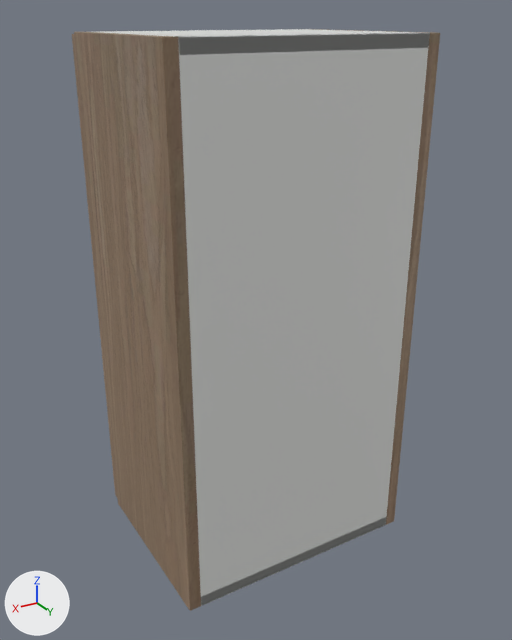
What one commit did to the glTF model storefront/public/cabinet-inventory/models/oppein-pb-mnw-w1530.glb.
Before and after are seen from a 50 mm camera at (0.696, 0.708, 0.782) aimed at (0.187, -0.139, 0.358). The lights are fixed; the arrows at lower left show +X, +Y and +Z. The picture after the commit comes second. Where no turn or scale is listed for an object, it has been applied to the vertices.

The older version as bpy lines, for what is in view:
```python
me_cube = bpy.data.meshes.new('Cube')
me_cube.from_pydata(...)  # 56 vertices, 108 faces; spans x -0.009..0.009, y -0.142..0.142, z -0.381..0.381
me_cube.materials.append(mat_supplier_finish___natural_wood)  # picture img_oak
me_cube_001 = bpy.data.meshes.new('Cube.001')
me_cube_001.from_pydata(...)  # 56 vertices, 108 faces; spans x -0.009..0.009, y -0.142..0.142, z -0.381..0.381
me_cube_001.materials.append(mat_supplier_finish___natural_wood)  # picture img_oak
me_cube_002 = bpy.data.meshes.new('Cube.002')
me_cube_002.from_pydata(...)  # 56 vertices, 108 faces; spans x -0.172..0.172, y -0.006..0.006, z -0.381..0.381
me_cube_002.materials.append(mat_cabinet_interior___visual_interpretation)  # white #e5e6e3
ob_cabinet_back = bpy.data.objects.new('Cabinet back', me_cube_002)
ob_cabinet_back.location = (0.191, -0.006, 0.381)
ob_cabinet_side = bpy.data.objects.new('Cabinet side', me_cube)
ob_cabinet_side.location = (0.009, -0.142, 0.381)
ob_cabinet_side_001 = bpy.data.objects.new('Cabinet side.001', me_cube_001)
ob_cabinet_side_001.location = (0.372, -0.142, 0.381)
# also in view: 'Cabinet top' at (0.191, -0.142, 0.753); 'Door' at (0.191, -0.295, 0.381); 'Cabinet bottom' at (0.191, -0.142, 0.009)
```
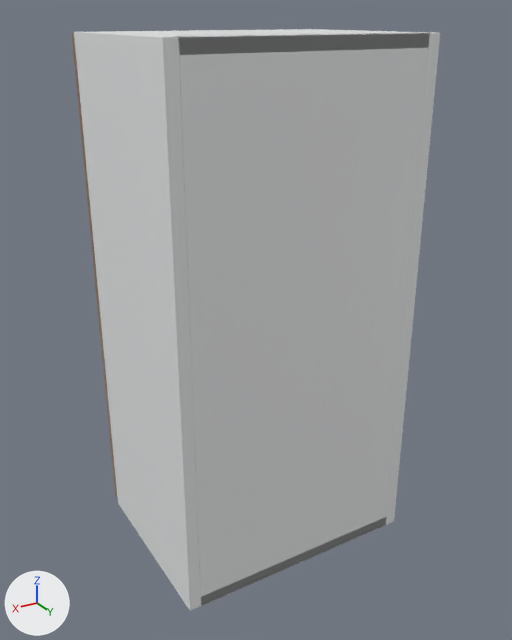
The change, as a diff of the scene's bpy script:
```diff
--- a/storefront/public/cabinet-inventory/models/oppein-pb-mnw-w1530.glb.py
+++ b/storefront/public/cabinet-inventory/models/oppein-pb-mnw-w1530.glb.py
@@ mat_white_cabinet_carcass @@
+mat_white_cabinet_carcass = principled_material('White cabinet carcass')
+mat_white_cabinet_carcass.base_color = (0.82, 0.83, 0.835)  # white #eaebec
+mat_white_cabinet_carcass.roughness = 0.48
@@ me_cube @@
 me_cube.from_pydata(...)  # 56 vertices, 108 faces; spans x -0.009..0.009, y -0.142..0.142, z -0.381..0.381
-me_cube.materials.append(mat_supplier_finish___natural_wood)  # picture img_oak
+me_cube.materials.append(mat_white_cabinet_carcass)  # white #eaebec
@@ me_cube_001 @@
 me_cube_001.from_pydata(...)  # 56 vertices, 108 faces; spans x -0.009..0.009, y -0.142..0.142, z -0.381..0.381
-me_cube_001.materials.append(mat_supplier_finish___natural_wood)  # picture img_oak
+me_cube_001.materials.append(mat_white_cabinet_carcass)  # white #eaebec
```

Boxes (x1, y1, x2, y2) around the edits, measured in the pictures (512 x 640 px):
'Cabinet side.001', recoloured (brown to white): (74, 32, 201, 611) in both
'Cabinet side', recoloured: (311, 29, 440, 525) in both
